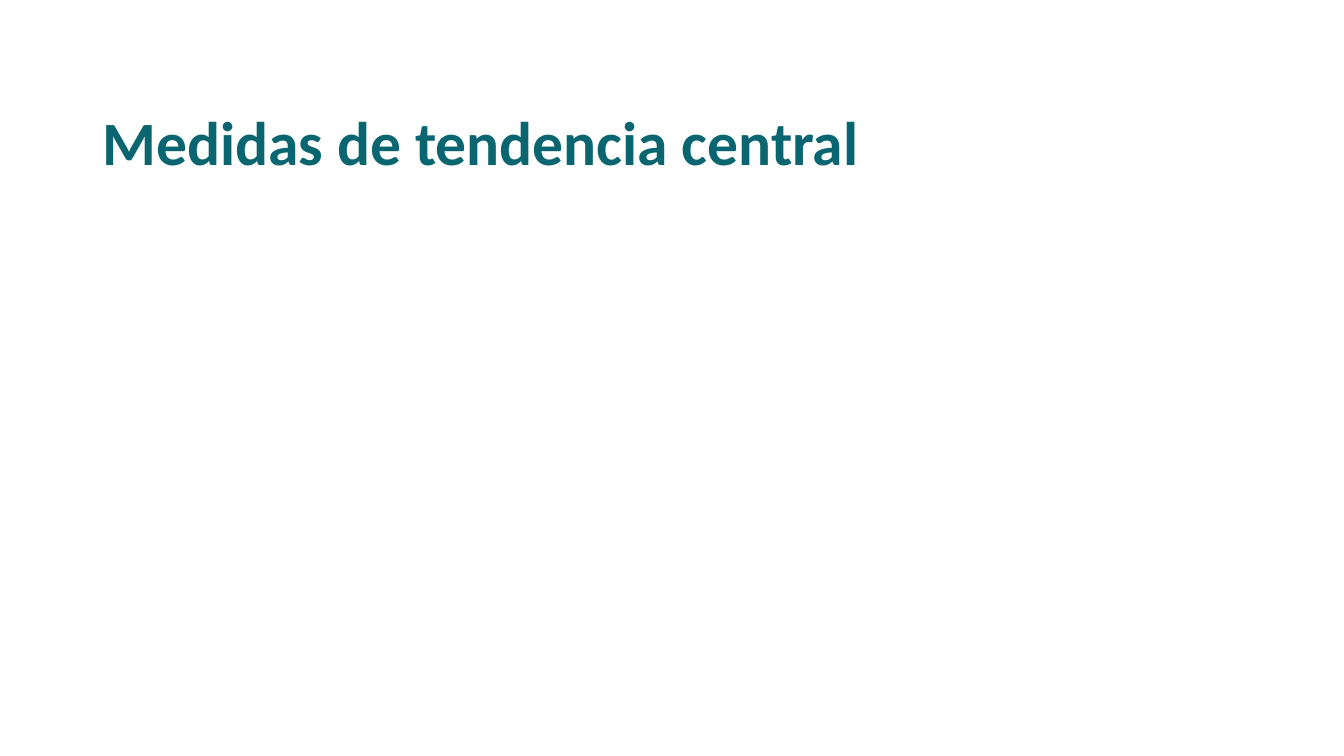
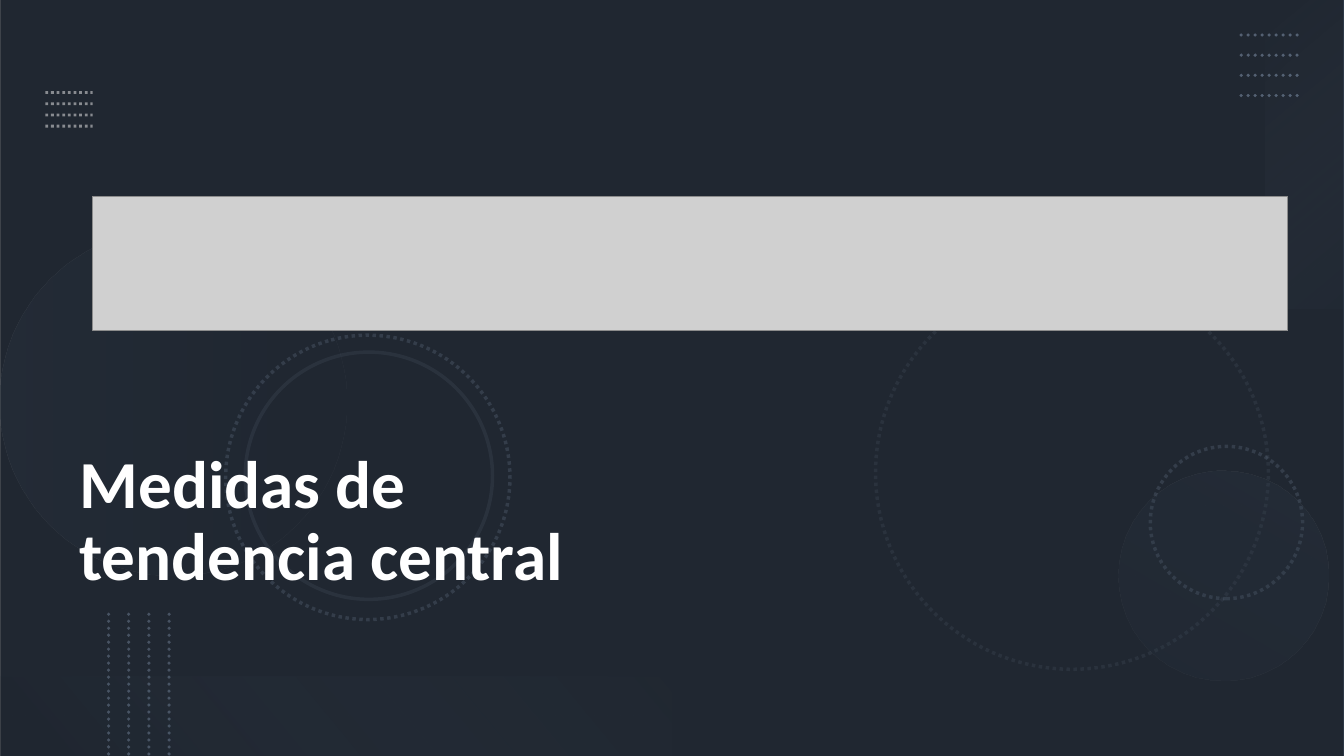
Before and after one commit to JuanAguilarDev/Data-mining-project, a slide deck: slide 7 of Plantilla Exposición.pptx (slide 5 before the commit). Drawn at 1344x756 pixels with LibreOffice and Linux fonts; fonts in the diff are those of the drawing; grey boxes stand for pictures; background and template pictures are left out. Boxes give left, top, right and bottom in pixels: in the first picture for what was removed or moved away, otherwise in the second. Text is boxed around its words. In the diff, an @@ line names an element or a change of style, - is before the commit and + after.

```diff
--- a/Plantilla Exposición.pptx
+++ b/Plantilla Exposición.pptx
@@ rectangle added at (0, 0, 1344, 756), fill #44546A @@
@@ rectangle added at (0, 0, 1344, 756), fill #000000 at 53% opacity @@
@@ rectangle added at (1266, 0, 1344, 309), fill gradient #ADB9CA to #333F50 @@
@@ group added at (45, 93, 93, 126): 4 lines @@
@@ group added at (1241, 35, 1302, 96): 4 lines @@
@@ group added at (1241, 35, 1302, 96): 4 lines @@
@@ picture added at (93, 197, 1289, 331) @@
@@ group added at (0, 229, 1344, 719): 6 ellipses @@
@@ title "Medidas de tendencia central": place and size @@
-title "Medidas de tendencia central" at (102, 121, 859, 166)
+title "Medidas de tendencia central" at (79, 461, 563, 581)
@@ title "Medidas de tendencia central" at (79, 461, 563, 581): size 44 to 48 pt, text colour #09656F to #FFFFFF; vertical alignment middle to top @@
@@ group added at (109, 614, 169, 756): 4 lines @@
@@ rectangle added at (0, 678, 673, 756), fill gradient #222A35 to #8497B0 @@
```
Also in this commit, not shown: 4 other slides changed, 15 slides added, 4 slides removed.
